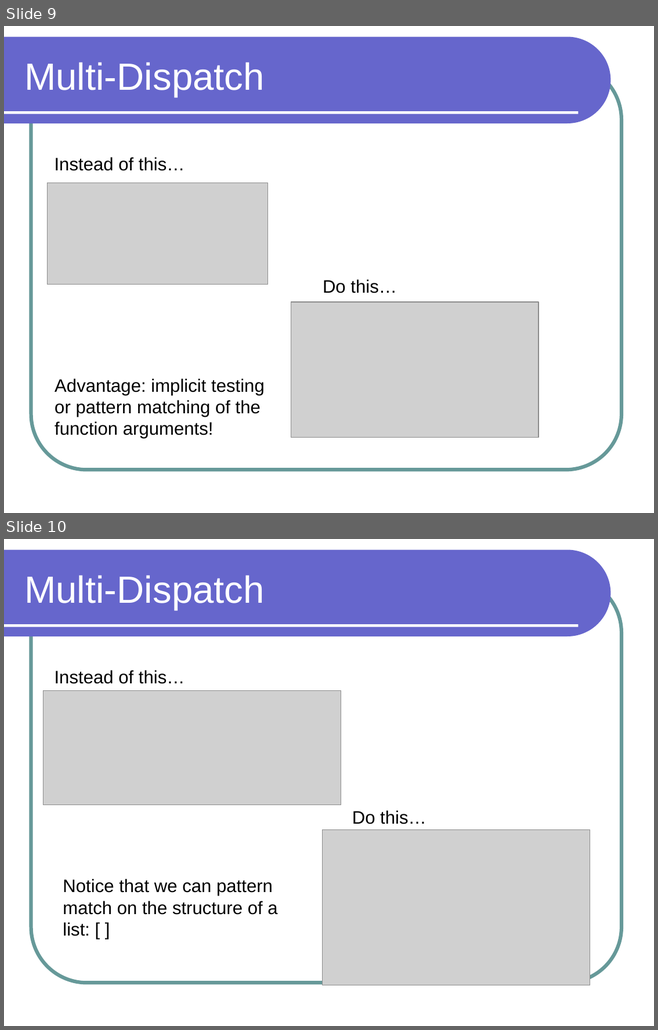
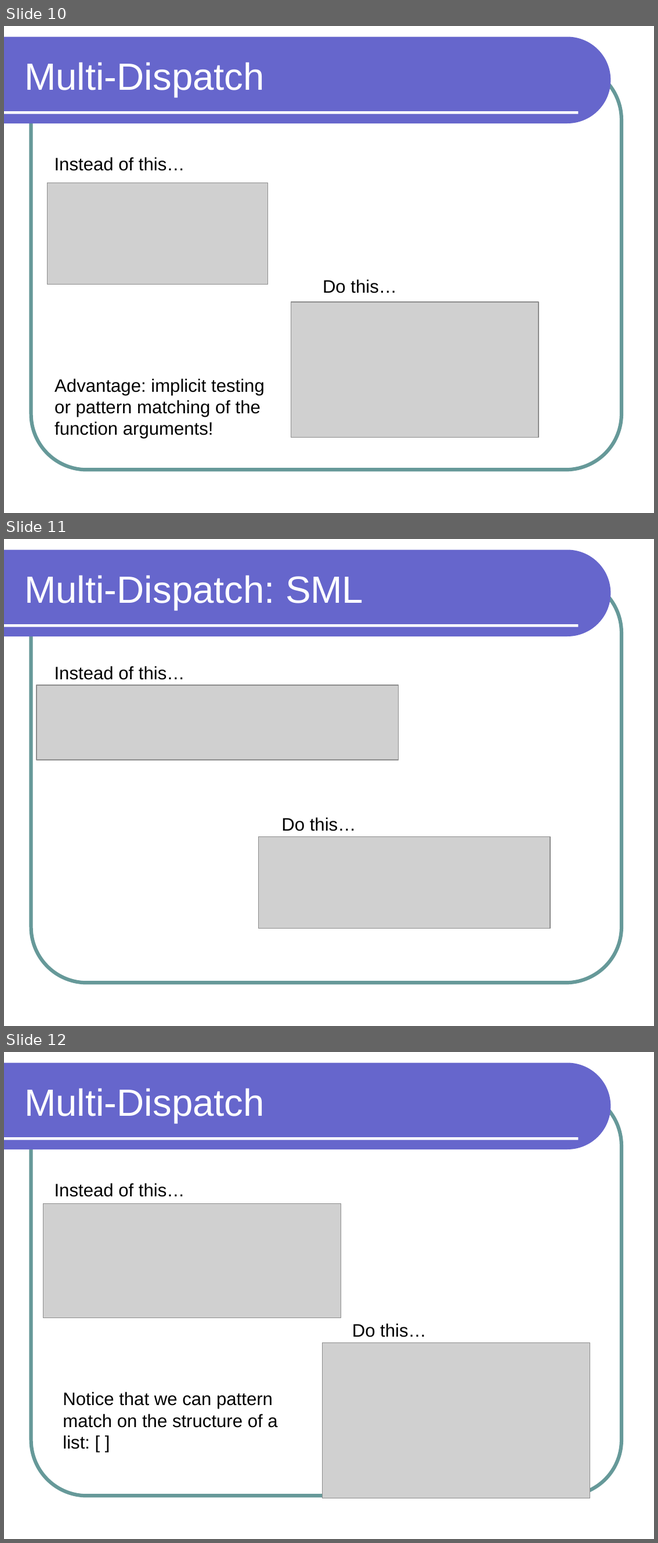
Before and after one commit to lutzhamel/CSC301, a slide deck: notes/csc301-ln013.ppt. Shown one above the other, each under a label of ours: slides 9 and 10 before the commit, slides 10, 11 and 12 after it. The pictures are 658x1030 and 658x1543 pixels, drawn with LibreOffice and Linux fonts; fonts in the diff are those of the drawing; grey boxes stand for pictures. Boxes give left, top, right and bottom in pixels: in the first picture for what was removed or moved away, otherwise in the second. Text is boxed around its words. In the diff, an @@ line names an element or a change of style, - is before the commit and + after.

```diff
--- a/notes/csc301-ln013.ppt
+++ b/notes/csc301-ln013.ppt
@@ slide 11 added at (x1=4, y1=539, x2=654, y2=1026), background #FFFFFF; not listed: 3 template elements that a slide beside it also shows @@
@@ title added at (x1=24, y1=575, x2=363, y2=610), 42 pt, text #FFFFFF @@
+Multi-Dispatch: SML
@@ text added at (x1=54, y1=666, x2=185, y2=680), 20 pt, text #000000 @@
+Instead of this…
@@ picture added at (x1=36, y1=685, x2=398, y2=760) @@
@@ text added at (x1=281, y1=817, x2=356, y2=831), 20 pt, text #000000 @@
+Do this…
@@ picture added at (x1=259, y1=837, x2=550, y2=929) @@
@@ what was slide 9 is now slide 10 @@
@@ what was slide 10 is now slide 12 @@
```
Also in this commit, not shown: 4 other slides added, 1 slide removed, 4 other files.
